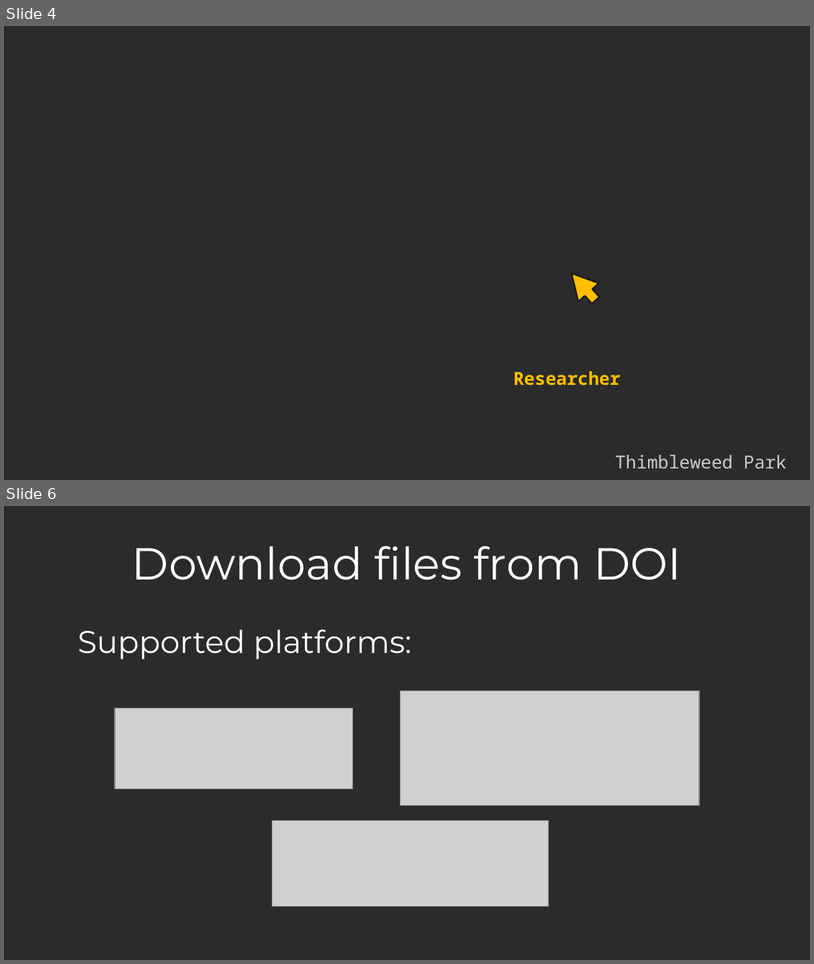
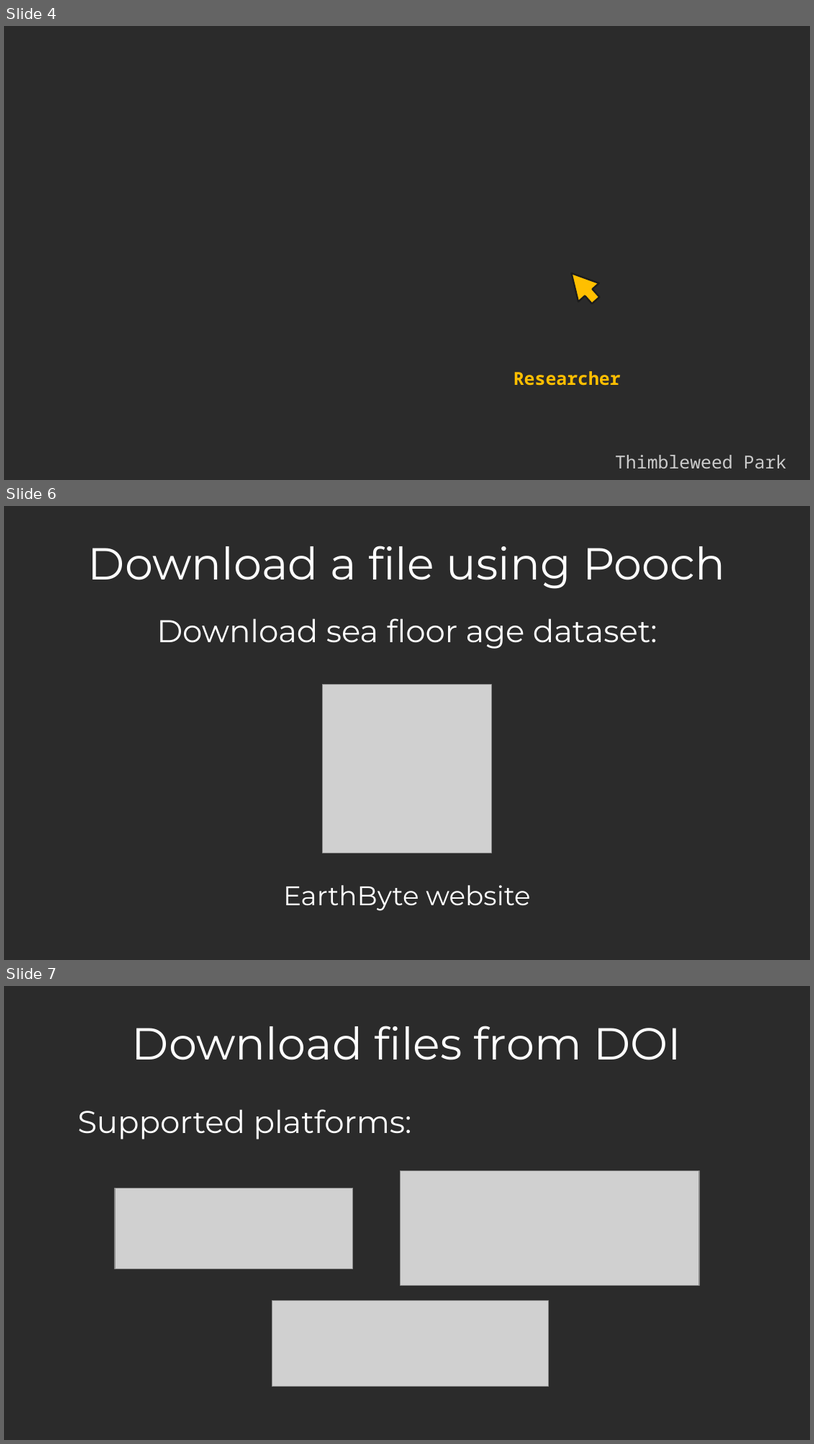
Before and after one commit to santisoler/scipy2024-pooch, a slide deck: slides/slides.odp. Shown one above the other, each under a label of ours: slides 4 and 6 before the commit, slides 4, 6 and 7 after it; the slides between them are not shown. The pictures are 814x964 and 814x1444 pixels, drawn with LibreOffice and Linux fonts; fonts in the diff are those of the drawing; grey boxes stand for pictures; background and template pictures are left out; a plain dark background stands for a picture behind light text. Boxes give left, top, right and bottom in pixels: in the first picture for what was removed or moved away, otherwise in the second. Text is boxed around its words. In the diff, an @@ line names an element or a change of style, - is before the commit and + after.

Commit message:
Download seafloor age netcdf file instead of csv one

```diff
--- a/slides/slides.odp
+++ b/slides/slides.odp
@@ slide 6 added at bbox=[4, 506, 810, 960], background picture (left out) @@
@@ title added at bbox=[88, 546, 725, 589], 39.9 pt, text #FFFFFF @@
+Download a file using Pooch
@@ text added at bbox=[157, 618, 658, 649], 28 pt, text #FFFFFF @@
+Download sea floor age dataset:
@@ picture added at bbox=[322, 685, 491, 853] @@
@@ text added at bbox=[283, 885, 530, 911], 24 pt, text #FFFFFF @@
+EarthByte website
@@ what was slide 6 is now slide 7 @@
```
Also in this commit, not shown: 1 slide changed, 4 other files.
